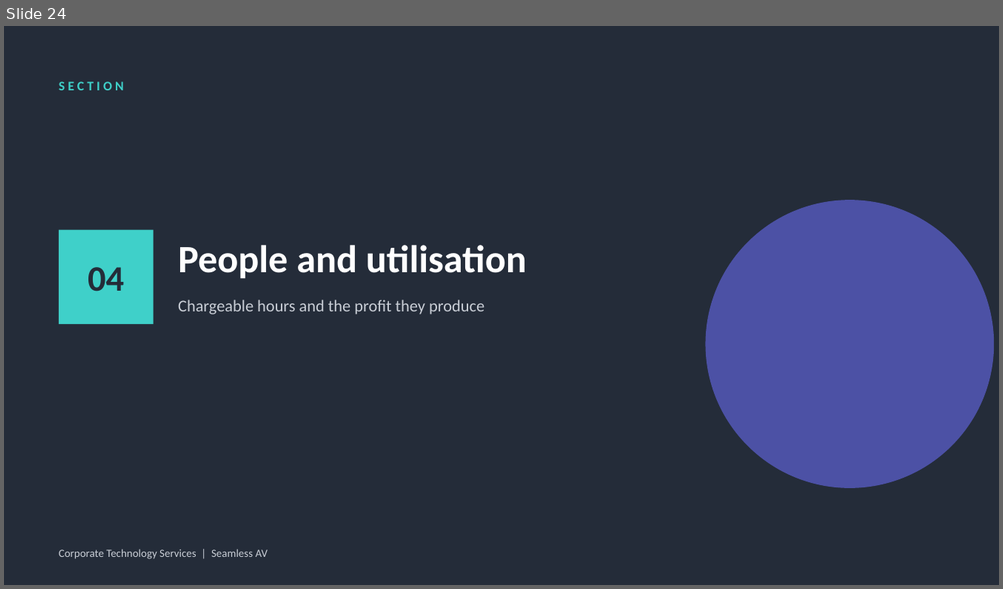
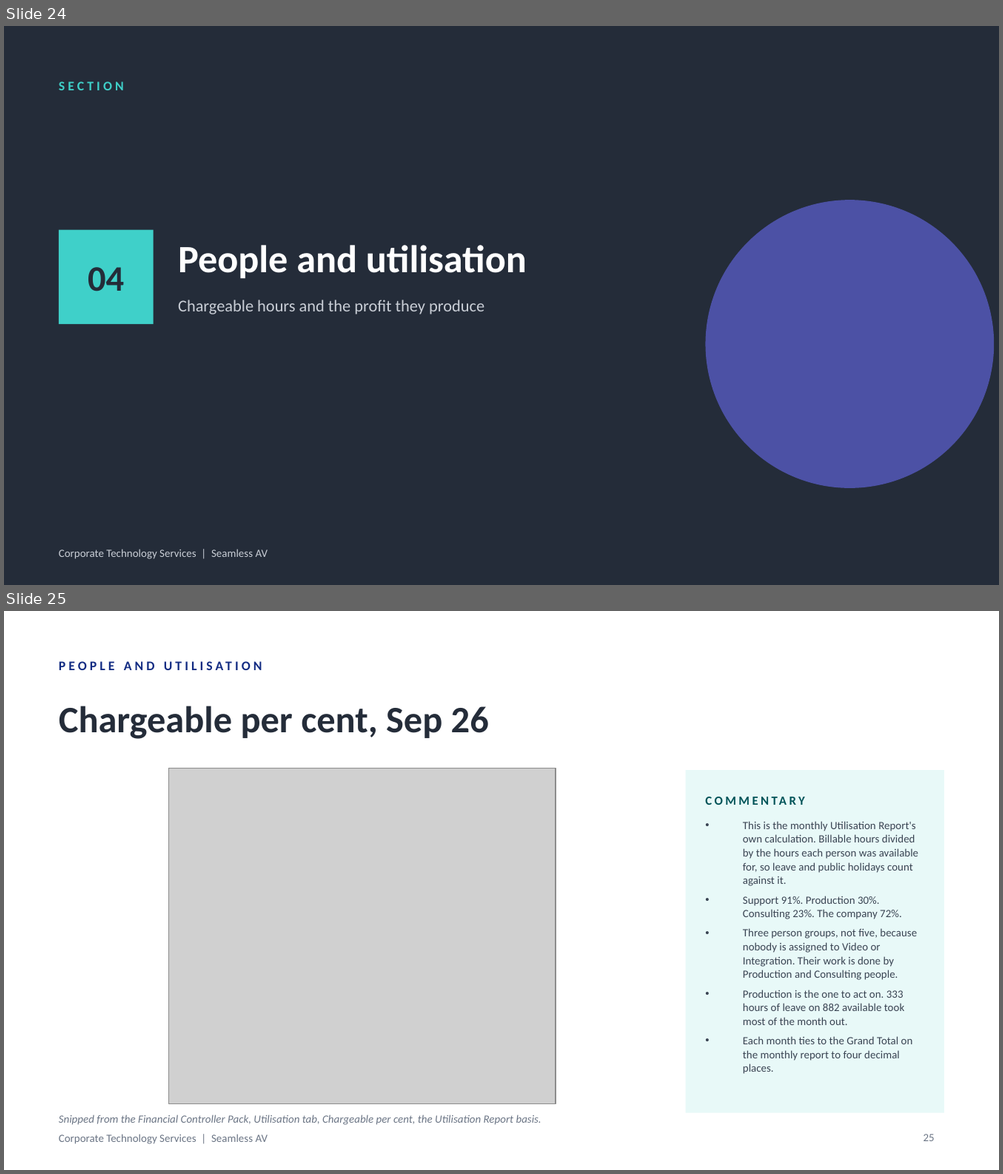
Before and after one commit to WesleyNelson-O33/Claude, a slide deck: deck/CTS Monthly Business Review - September 2026.pptx. Shown one above the other, each under a label of ours: slide 24 before the commit, slides 24 and 25 after it. The pictures are 1003x589 and 1003x1174 pixels, drawn with LibreOffice and Linux fonts; fonts in the diff are those of the drawing; grey boxes stand for pictures. Boxes give left, top, right and bottom in pixels: in the first picture for what was removed or moved away, otherwise in the second. Text is boxed around its words. In the diff, an @@ line names an element or a change of style, - is before the commit and + after.

```diff
--- a/deck/CTS Monthly Business Review - September 2026.pptx
+++ b/deck/CTS Monthly Business Review - September 2026.pptx
@@ slide 25 added at (4,611,999,1170), background #FFFFFF @@
@@ text added at (59,651,755,681), 9.5 pt, text #122B82, bold @@
+PEOPLE AND UTILISATION
@@ text added at (59,706,489,739), 27 pt, text #242C39, bold @@
+Chargeable per cent, Sep 26
@@ picture added at (169,768,556,1105) @@
@@ rectangle added at (686,770,944,1113), fill #E8F9F8 @@
@@ text added at (706,788,924,813), 9 pt, text #005358, bold @@
+COMMENTARY
@@ text added at (743,821,918,1074), 8 pt, text #3A4453 @@
+• This is the monthly Utilisation Report's own calculation. Billable hours divided by the hours each person was available for, so leave and public holidays count against it.
+• Support 91%. Production 30%. Consulting 23%. The company 72%.
+• Three person groups, not five, because nobody is assigned to Video or Integration. Their work is done by Production and Consulting people.
+• Production is the one to act on. 333 hours of leave on 882 available took most of the month out.
+• Each month ties to the Grand Total on the monthly report to four decimal places.
@@ text added at (59,1115,541,1125), 8 pt, text #6B7585, italic @@
+Snipped from the Financial Controller Pack, Utilisation tab, Chargeable per cent, the Utilisation Report basis.
@@ text added at (59,1134,268,1145), 8 pt, text #6B7585 @@
+Corporate Technology Services | Seamless AV
@@ page number added at (923,1134,934,1142), 8 pt, text #6B7585 @@
+25
```
Also in this commit, not shown: 5 slides changed, 19 other files.
